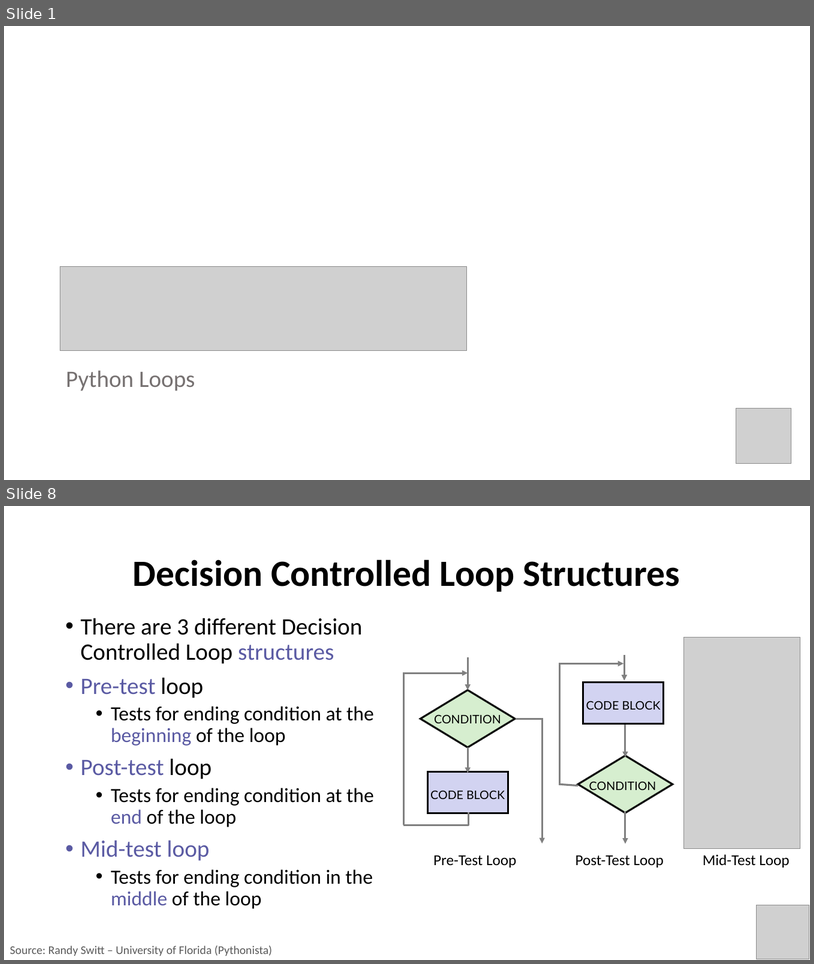
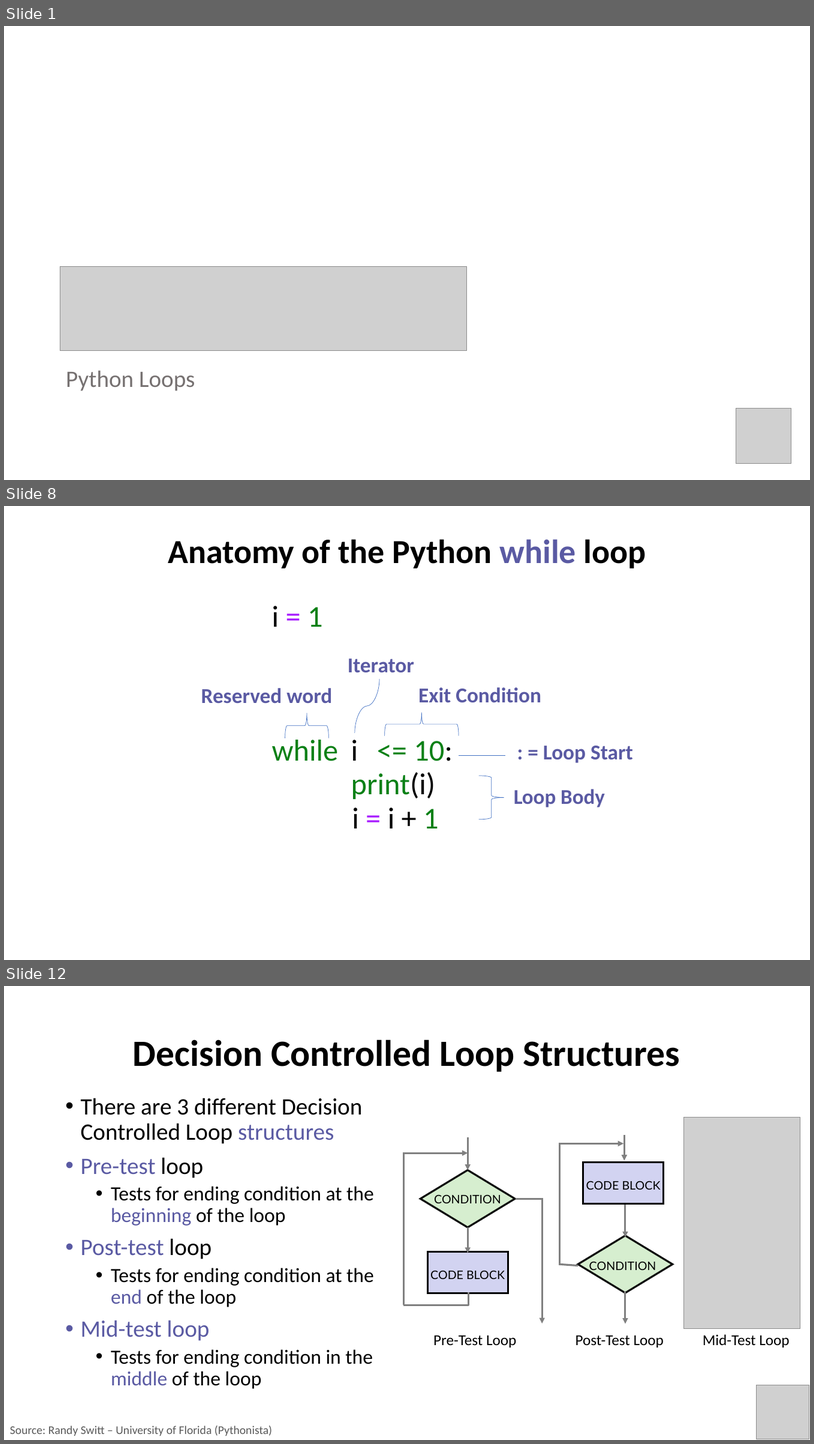
Before and after one commit to PracticumAI/python, a slide deck: presentations/03.1_loops.pptx. Shown one above the other, each under a label of ours: slides 1 and 8 before the commit, slides 1, 8 and 12 after it; the slides between them are not shown. The pictures are 814x964 and 814x1444 pixels, drawn with LibreOffice and Linux fonts; fonts in the diff are those of the drawing; grey boxes stand for pictures. Boxes give left, top, right and bottom in pixels: in the first picture for what was removed or moved away, otherwise in the second. Text is boxed around its words. In the diff, an @@ line names an element or a change of style, - is before the commit and + after.

```diff
--- a/presentations/03.1_loops.pptx
+++ b/presentations/03.1_loops.pptx
@@ slide 8 added at bbox=[4, 506, 810, 960], background #FFFFFF @@
@@ text added at bbox=[168, 539, 647, 568], 40 pt, text #000000, bold @@
+Anatomy of the Python while loop
@@ text added at bbox=[272, 606, 323, 627], 36 pt, text #000000 @@
+i = 1
@@ text added at bbox=[348, 658, 414, 672], 25.2 pt, text #5A5AA3, bold @@
+Iterator
@@ curved line added from (355, 733) to (380, 679), #4472C4 0.5 pt @@
@@ text added at bbox=[201, 688, 332, 703], 25.2 pt, text #5A5AA3, bold @@
+Reserved word
@@ text added at bbox=[419, 687, 542, 702], 25.2 pt, text #5A5AA3, bold @@
+Exit Condition
@@ right brace added at bbox=[285, 713, 329, 738], outline #4472C4 0.5 pt @@
@@ right brace added at bbox=[384, 712, 459, 736], outline #4472C4 0.5 pt @@
@@ text added at bbox=[272, 736, 339, 761], 36 pt, text #0B8016 @@
+while
@@ text added at bbox=[351, 739, 359, 760], 36 pt, text #000000 @@
+i
@@ text added at bbox=[414, 741, 453, 761], 36 pt, text #0B8016 @@
+<= 10:
@@ line added from (459, 756) to (506, 756), #4472C4 0.5 pt @@
@@ text added at bbox=[543, 745, 633, 763], 25.2 pt, text #5A5AA3, bold @@
+: = Loop Start
@@ text added at bbox=[351, 772, 436, 799], 36 pt, text #0B8016 @@
+print(i)
@@ right brace added at bbox=[479, 775, 505, 819], outline #4472C4 0.5 pt @@
@@ text added at bbox=[514, 789, 605, 807], 25 pt, text #5A5AA3, bold @@
+Loop Body
@@ text added at bbox=[352, 807, 439, 828], 36 pt, text #000000 @@
+i = i + 1
@@ what was slide 8 is now slide 12 @@
```
Also in this commit, not shown: 6 slides changed, 3 other slides added, 3 other files.
